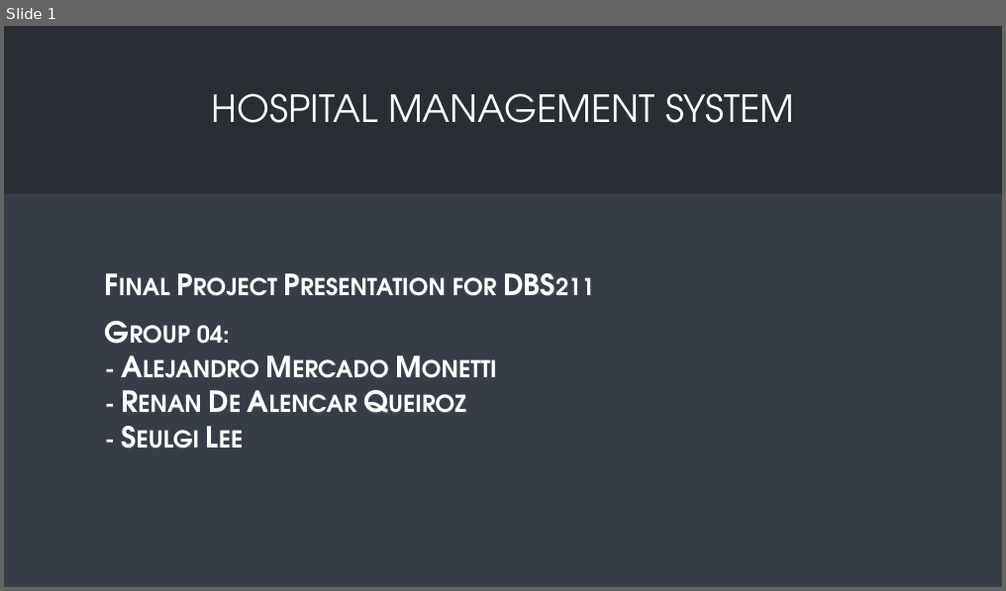
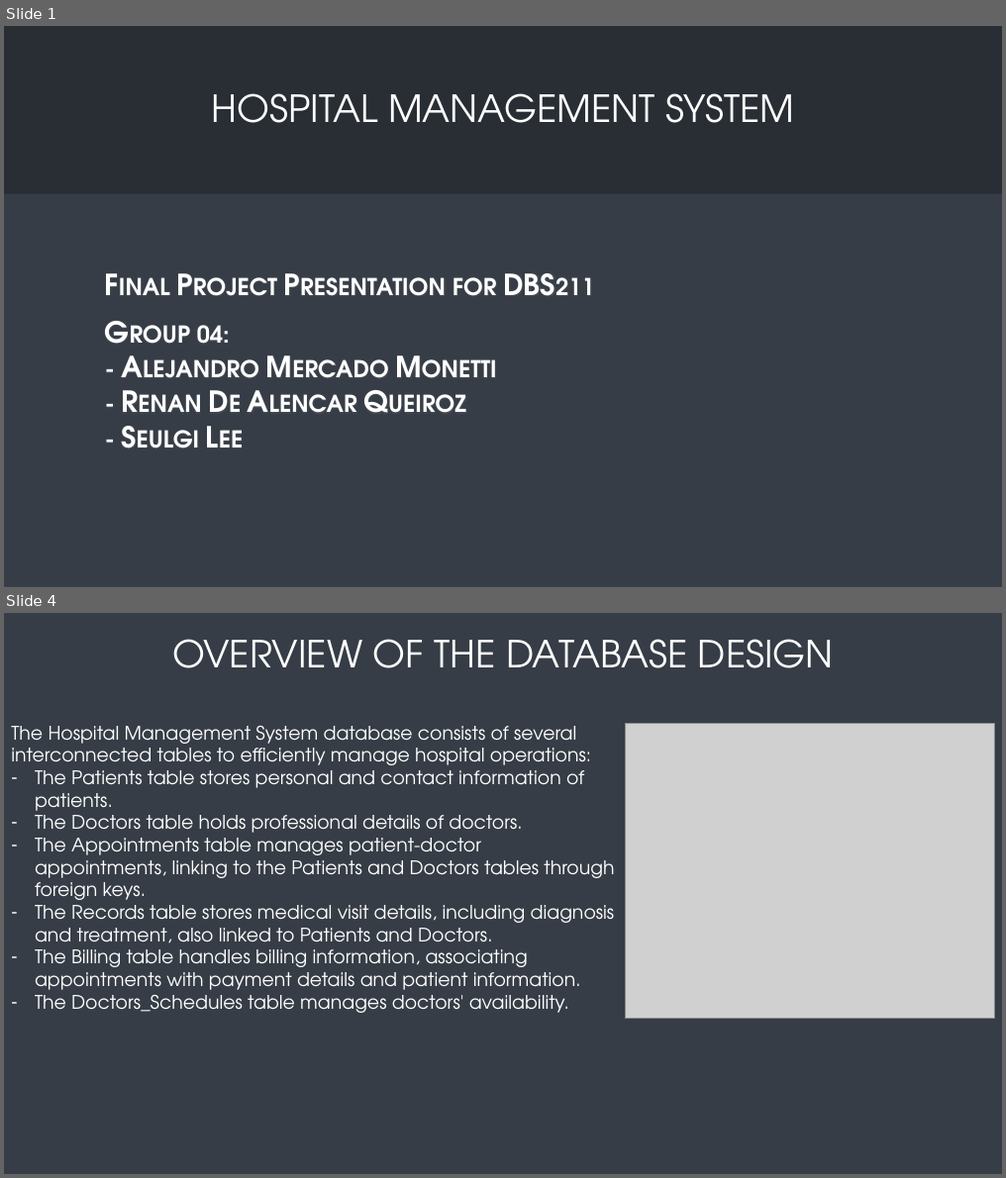
Before and after one commit to RenanAQ/TransferFiles, a slide deck: DBS-Final/DBS211_Presentation_Group4.pptx. Shown one above the other, each under a label of ours: slide 1 before the commit, slides 1 and 4 after it; the slides between them are not shown. The pictures are 1006x591 and 1006x1178 pixels, drawn with LibreOffice and Linux fonts; fonts in the diff are those of the drawing; grey boxes stand for pictures. Boxes give left, top, right and bottom in pixels: in the first picture for what was removed or moved away, otherwise in the second. Text is boxed around its words. In the diff, an @@ line names an element or a change of style, - is before the commit and + after.

```diff
--- a/DBS-Final/DBS211_Presentation_Group4.pptx
+++ b/DBS-Final/DBS211_Presentation_Group4.pptx
@@ slide 4 added at (4, 613, 1002, 1174), background #363D46 @@
@@ title added at (172, 639, 834, 668), 36 pt, text gradient #FFFFFF to #A6A6A6 @@
+OVERVIEW OF THE DATABASE DESIGN
@@ text added at (11, 726, 615, 1013), 18 pt, text #FFFFFF @@
+The Hospital Management System database consists of several interconnected tables to efficiently manage hospital operations:
+– The Patients table stores personal and contact information of patients.
+– The Doctors table holds professional details of doctors.
+– The Appointments table manages patient-doctor appointments, linking to the Patients and Doctors tables through foreign keys.
+– The Records table stores medical visit details, including diagnosis and treatment, also linked to Patients and Doctors.
+– The Billing table handles billing information, associating appointments with payment details and patient information.
+– The Doctors_Schedules table manages doctors' availability.
@@ picture added at (626, 724, 994, 1019) @@
```
Also in this commit, not shown: 2 slides changed, 1 other slide added, 2 slides removed.
